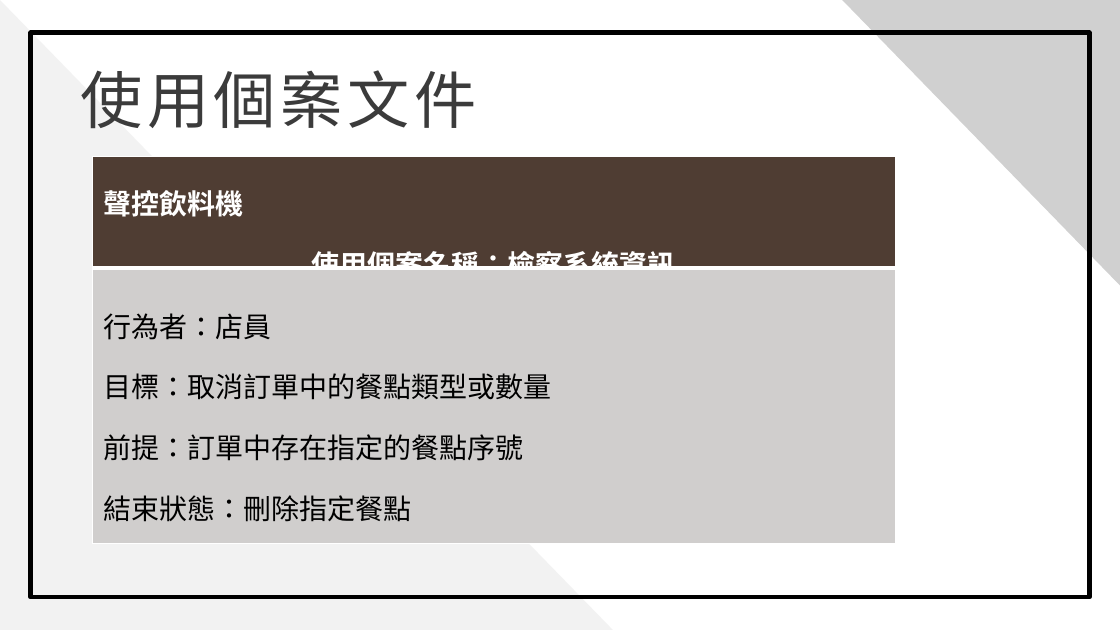
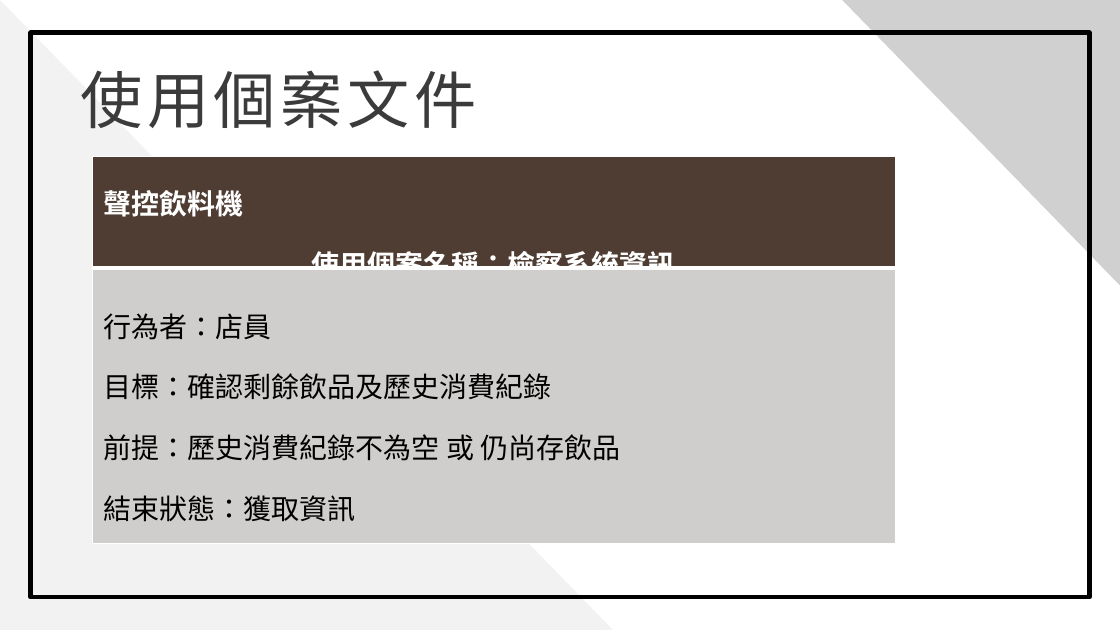
Before and after one commit to 0451030/108_SE_Team8, a slide deck: slide 19 of 軟體工程_期中報告.pptx (slide 17 before the commit). Drawn at 1120x630 pixels with LibreOffice and Linux fonts; fonts in the diff are those of the drawing; grey boxes stand for pictures; background and template pictures are left out. Boxes give left, top, right and bottom in pixels: in the first picture for what was removed or moved away, otherwise in the second. Text is boxed around its words. In the diff, an @@ line names an element or a change of style, - is before the commit and + after.

```diff
--- a/軟體工程_期中報告.pptx
+++ b/軟體工程_期中報告.pptx
@@ table at <box>93,157,896,539</box> @@
-row 2, column 1: 行為者：店員 / 目標：取消訂單中的餐點類型或數量 / 前提：訂單中存在指定的餐點序號 / 結束狀態：刪除指定餐點
+row 2, column 1: 行為者：店員 / 目標：確認剩餘飲品及歷史消費紀錄 / 前提：歷史消費紀錄不為空 或 仍尚存飲品 / 結束狀態：獲取資訊
```
Also in this commit, not shown: 9 other slides changed, 3 slides added.
